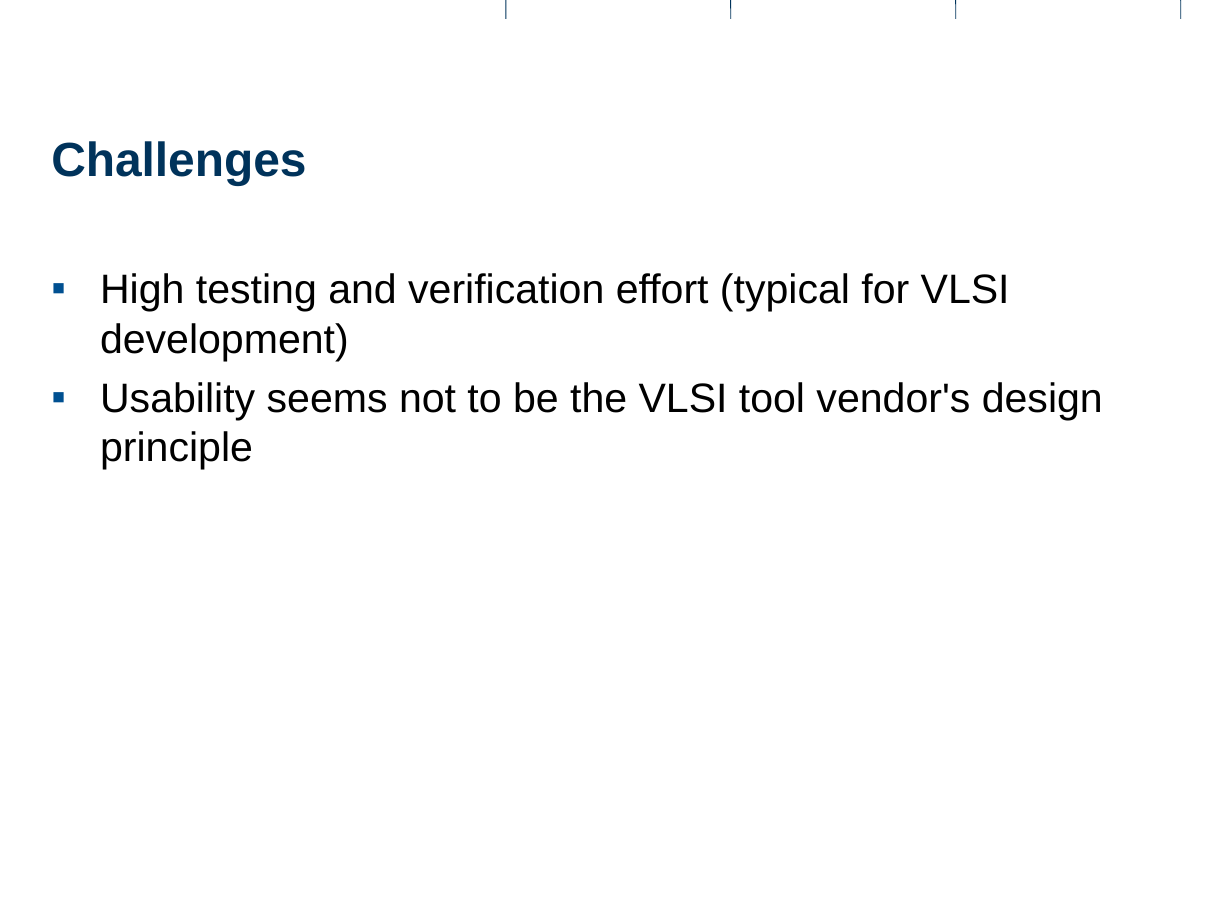
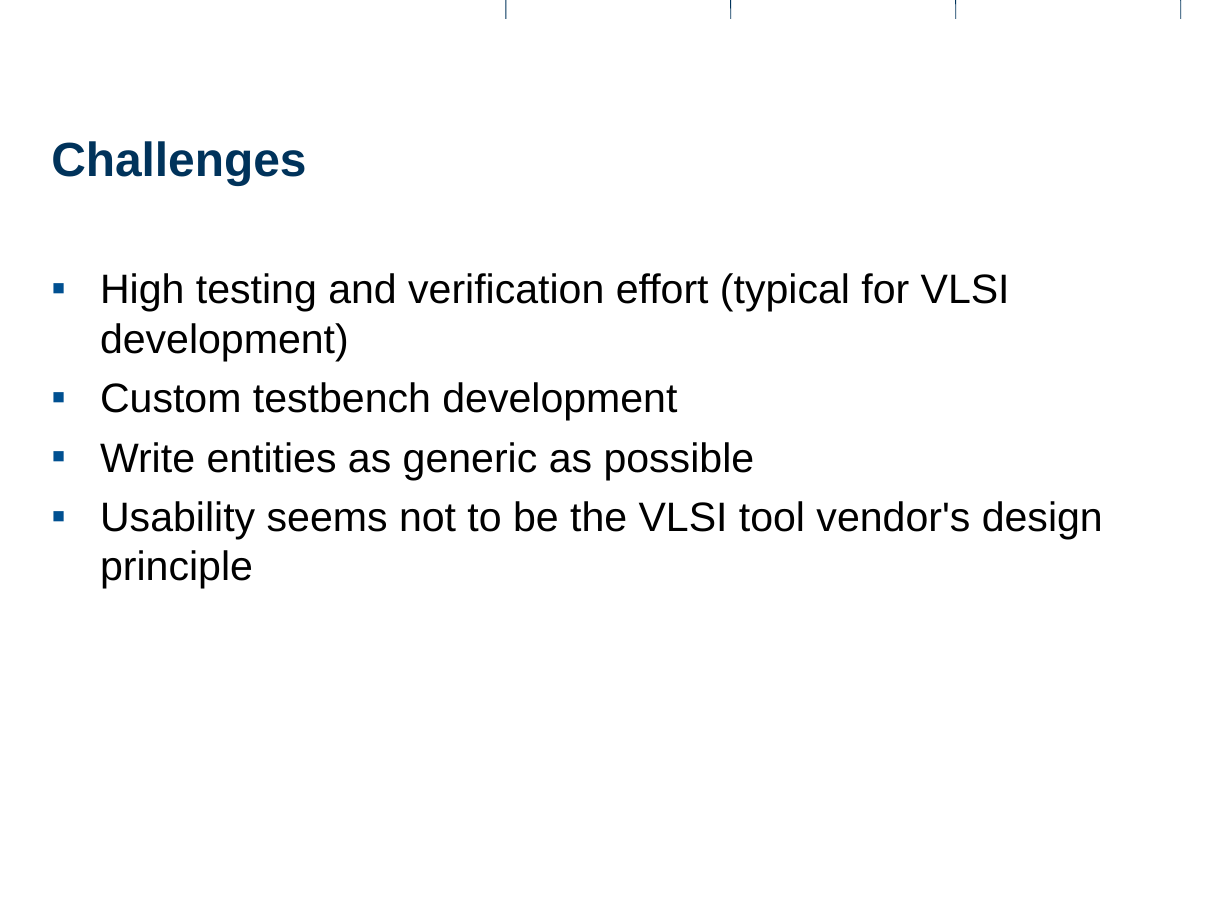
Before and after one commit to rihuber/ma, a slide deck: slide 15 of documents/presentations/intermediate1/intermediate1.odp. Drawn at 1232x924 pixels with LibreOffice and Linux fonts; fonts in the diff are those of the drawing; background and template pictures are left out. Boxes give left, top, right and bottom in pixels: in the first picture for what was removed or moved away, otherwise in the second. Text is boxed around its words. In the diff, an @@ line names an element or a change of style, - is before the commit and + after.

```diff
--- a/documents/presentations/intermediate1/intermediate1.odp
+++ b/documents/presentations/intermediate1/intermediate1.odp
@@ text at <box>100,382,755,480</box>: paragraphs added @@
+▪ Custom testbench development
+▪ Write entities as generic as possible
```
Also in this commit, not shown: 10 other slides changed, 5 slides added, 3 slides removed.
